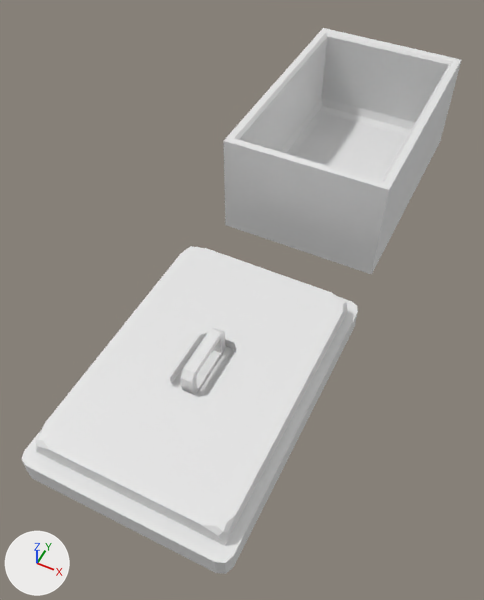
One commit to the FBX model Assets/Assets/box.fbx: the scene before it, then after it.
Camera for both pictures: a 50 mm camera at (3.66, -12.58, 10.11) aimed at (-0.29, -4.68, 0.24). The axes (+X, +Y, +Z) are drawn at lower left. The lights are the same throughout. The older version comes first.
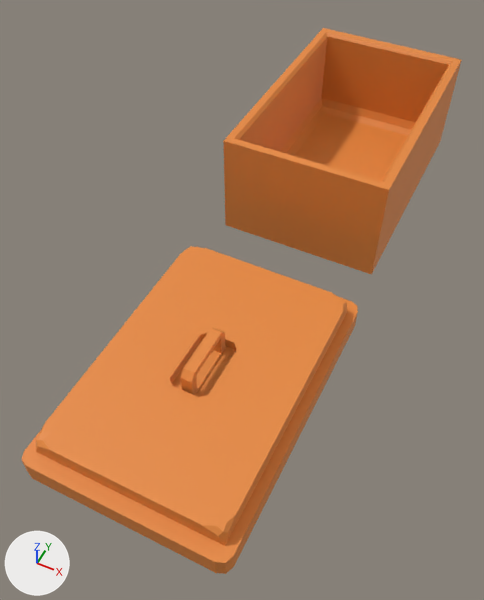
Location of each change, [x1, y1, x2, y2] in pixels of the pictures (484 x 600 px):
'Cube.001', recoloured (white to orange): [21, 246, 358, 574] in both
'Cube', recoloured (white to orange): [223, 28, 461, 275] in both

The change, as a list of edits to the scene's bpy script:
```text
Add mat_material:
    mat_material = principled_material('Material')
    mat_material.base_color = (0.8, 0.252, 0.0455)  # orange #e7893c
    mat_material.roughness = 0.562
Change me_cube_001:
    where me_cube_001.from_pydata(...)  # 240 vertices, 206 faces; spans x -1.89..1.89, y -2.8..2.8, z 1.12..2.29
    remove me_cube_001.materials.append(mat_new_material_001)  # white #e7e7e7
    add me_cube_001.materials.append(mat_material)  # orange #e7893c
Change me_cube:
    where me_cube.from_pydata(...)  # 28 vertices, 26 faces; spans x -1.72..1.72, y -2.64..2.64, z -1.12..1.12
    remove me_cube.materials.append(mat_new_material)  # white #e7e7e7
    add me_cube.materials.append(mat_material)  # orange #e7893c
```
